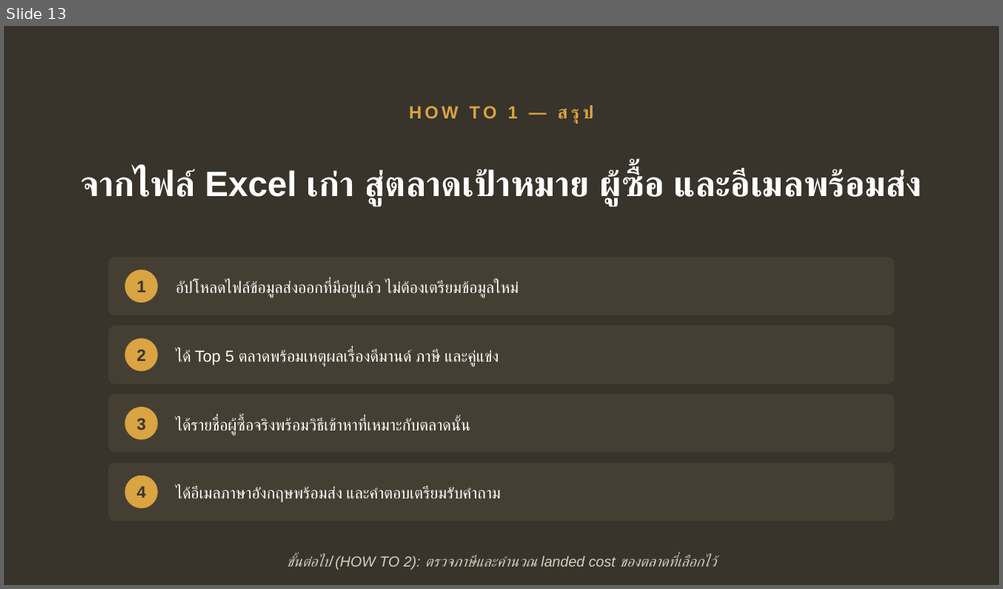
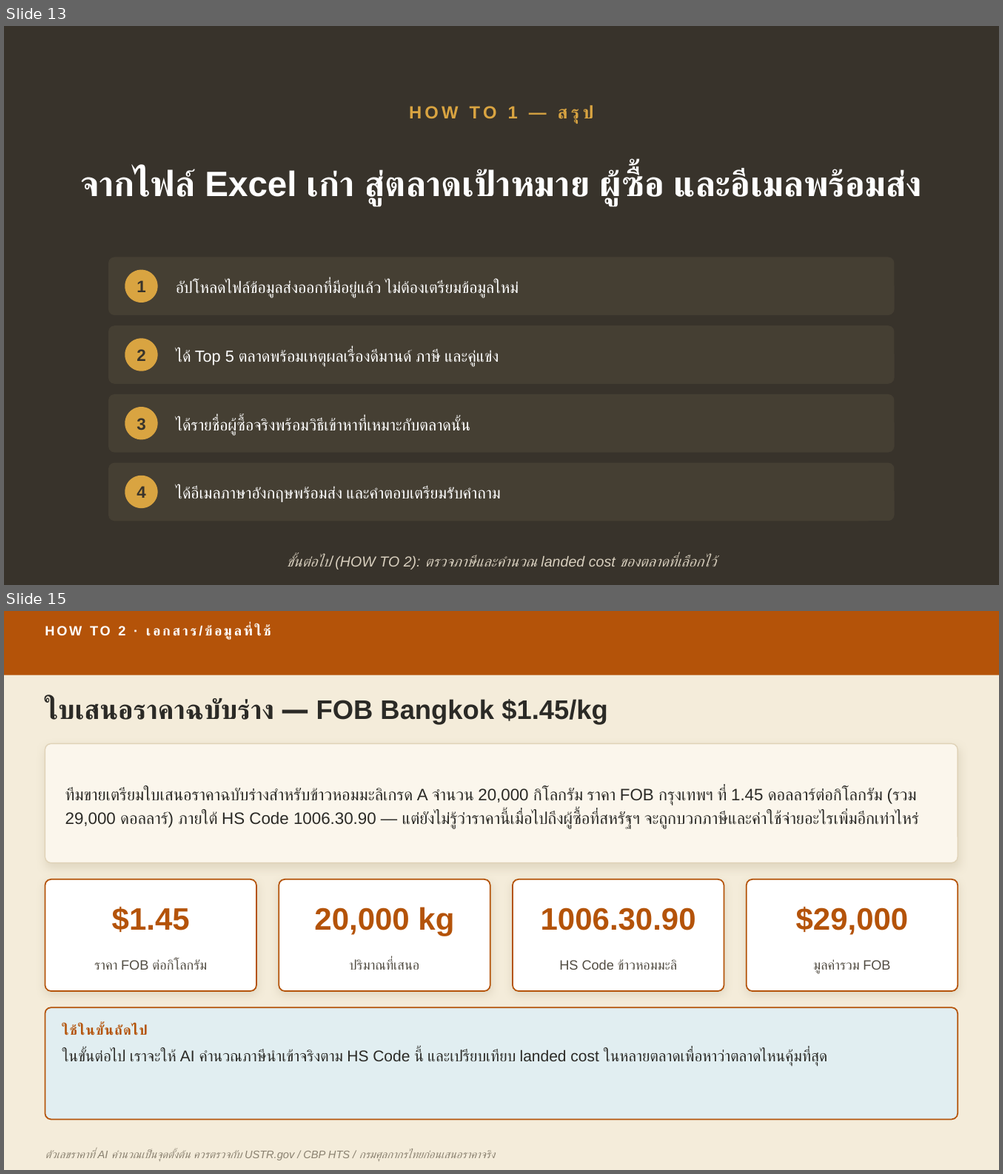
Before and after one commit to skunpoj/krungsri, a slide deck: deck/out3.pptx. Shown one above the other, each under a label of ours: slide 13 before the commit, slides 13 and 15 after it; the slides between them are not shown. The pictures are 1003x589 and 1003x1174 pixels, drawn with LibreOffice and Linux fonts; fonts in the diff are those of the drawing. Boxes give left, top, right and bottom in pixels: in the first picture for what was removed or moved away, otherwise in the second. Text is boxed around its words. In the diff, an @@ line names an element or a change of style, - is before the commit and + after.

```diff
--- a/deck/out3.pptx
+++ b/deck/out3.pptx
@@ slide 15 added at box(4, 611, 999, 1170), background #F4ECDA @@
@@ rectangle added at box(4, 611, 999, 675), fill #B45309 @@
@@ text added at box(118, 625, 212, 635), 13 pt, text #FFFFFF, bold @@
+HOW TO 2 · เอกสาร/ข้อมูลที่ใช้
@@ text added at box(45, 698, 608, 725), 26 pt, text #2B2A26, bold @@
+ใบเสนอราคาฉบับร่าง — FOB Bangkok $1.45/kg
@@ rounded rectangle added at box(45, 743, 958, 863), fill #FBF6EC, outline #E0D3B8 1 pt @@
@@ text added at box(65, 787, 919, 829), 16 pt, text #2B2A26 @@
+ทีมขายเตรียมใบเสนอราคาฉบับร่างสำหรับข้าวหอมมะลิเกรด A จำนวน 20,000 กิโลกรัม ราคา FOB กรุงเทพฯ ที่ 1.45 ดอลลาร์ต่อกิโลกรัม (รวม 29,000 ดอลลาร์) ภายใต้ HS Code 1006.30.90 — แต่ยังไม่รู้ว่าราคานี้เมื่อไปถึงผู้ซื้อที่สหรัฐฯ จะถูกบวกภาษีและค่าใช้จ่ายอะไรเพิ่มอีกเท่าไหร่
@@ rounded rectangle added at box(45, 880, 256, 991), fill #FFFFFF, outline #B45309 1.25 pt @@
@@ rounded rectangle added at box(279, 880, 489, 991), fill #FFFFFF, outline #B45309 1.25 pt @@
@@ rounded rectangle added at box(513, 880, 724, 991), fill #FFFFFF, outline #B45309 1.25 pt @@
@@ rounded rectangle added at box(746, 880, 958, 991), fill #FFFFFF, outline #B45309 1.25 pt @@
@@ text added at box(112, 907, 190, 932), 30 pt, text #B45309, bold @@
+$1.45
@@ text added at box(314, 907, 454, 936), 30 pt, text #B45309, bold @@
+20,000 kg
@@ text added at box(540, 908, 696, 931), 30 pt, text #B45309, bold @@
+1006.30.90
@@ text added at box(796, 907, 908, 935), 30 pt, text #B45309, bold @@
+$29,000
@@ text added at box(94, 960, 207, 970), 13 pt, text #514C42 @@
+ราคา FOB ต่อกิโลกรัม
@@ text added at box(350, 960, 420, 970), 13 pt, text #514C42 @@
+ปริมาณที่เสนอ
@@ text added at box(559, 960, 677, 970), 13 pt, text #514C42 @@
+HS Code ข้าวหอมมะลิ
@@ text added at box(813, 960, 890, 974), 13 pt, text #514C42 @@
+มูลค่ารวม FOB
@@ rounded rectangle added at box(45, 1008, 958, 1120), fill #E1EEF1, outline #B45309 1.25 pt @@
@@ text added at box(62, 1025, 148, 1036), 13 pt, text #B45309, bold @@
+ใช้ในขั้นถัดไป
@@ text added at box(62, 1050, 827, 1067), 15 pt, text #2B2A26 @@
+ในขั้นต่อไป เราจะให้ AI คำนวณภาษีนำเข้าจริงตาม HS Code นี้ และเปรียบเทียบ landed cost ในหลายตลาดเพื่อหาว่าตลาดไหนคุ้มที่สุด
@@ text added at box(45, 1150, 495, 1162), 10.5 pt, text #8A8170, italic @@
+ตัวเลขราคาที่ AI คำนวณเป็นจุดตั้งต้น ควรตรวจกับ USTR.gov / CBP HTS / กรมศุลกากรไทยก่อนเสนอราคาจริง
```
Also in this commit, not shown: 70 other slides added, 1 other file.
